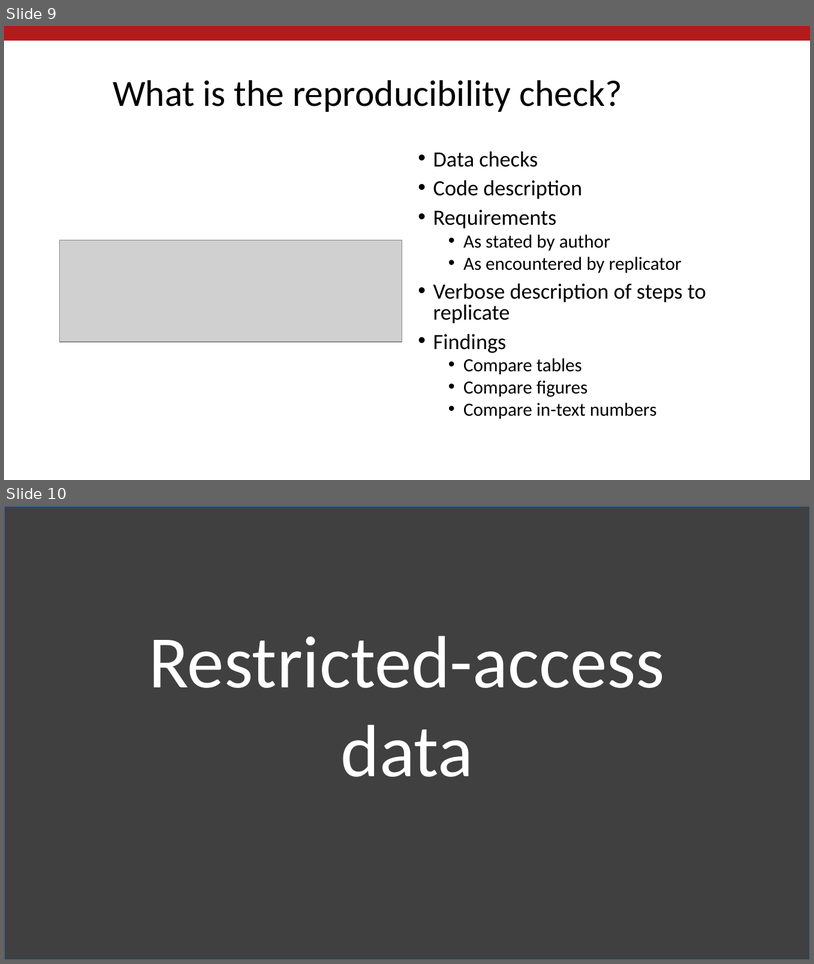
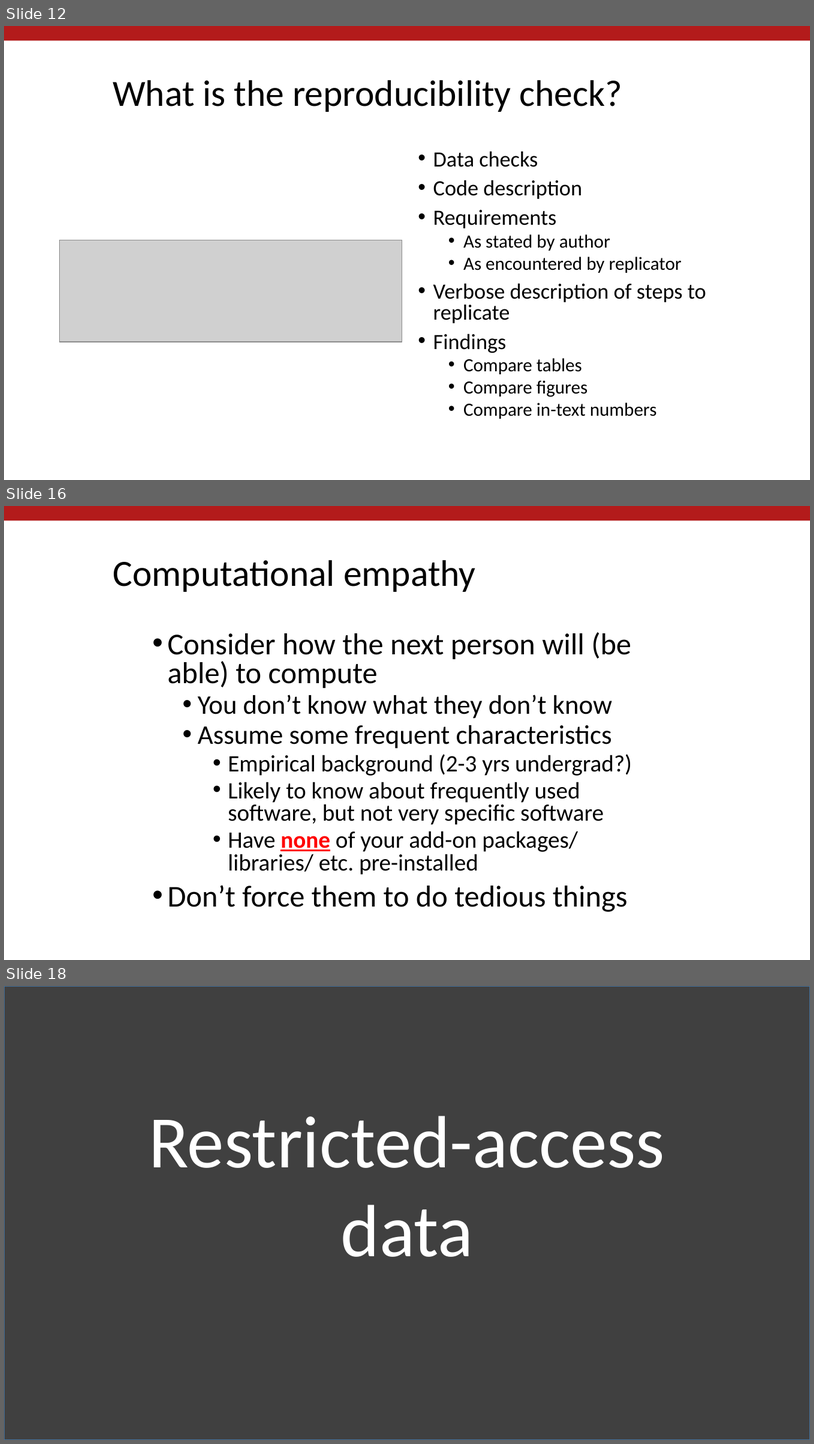
Before and after one commit to AEADataEditor/fireside-chat-2021, a slide deck: Vilhuber-Presentation-2021-01-19.pptx. Shown one above the other, each under a label of ours: slides 9 and 10 before the commit, slides 12, 16 and 18 after it; the slides between them are not shown. The pictures are 814x964 and 814x1444 pixels, drawn with LibreOffice and Linux fonts; fonts in the diff are those of the drawing; grey boxes stand for pictures; background and template pictures are left out. Boxes give left, top, right and bottom in pixels: in the first picture for what was removed or moved away, otherwise in the second. Text is boxed around its words. In the diff, an @@ line names an element or a change of style, - is before the commit and + after.

```diff
--- a/Vilhuber-Presentation-2021-01-19.pptx
+++ b/Vilhuber-Presentation-2021-01-19.pptx
@@ slide 16 added at box(4, 506, 810, 960), background #FFFFFF; not listed: 1 template element that a slide beside it also shows @@
@@ title added at box(113, 560, 476, 592), 44 pt, text #000000 @@
+Computational empathy
@@ text added at box(168, 632, 632, 912), 28 pt, text #000000 @@
+• Consider how the next person will (be able) to compute
+  • You don’t know what they don’t know
+  • Assume some frequent characteristics
+    • Empirical background (2-3 yrs undergrad?)
+    • Likely to know about frequently used software, but not very specific software
+    • Have none of your add-on packages/ libraries/ etc. pre-installed
+• Don’t force them to do tedious things
@@ what was slide 9 is now slide 12 @@
@@ what was slide 10 is now slide 18 @@
```
Also in this commit, not shown: 2 slides changed, 8 other slides added.
